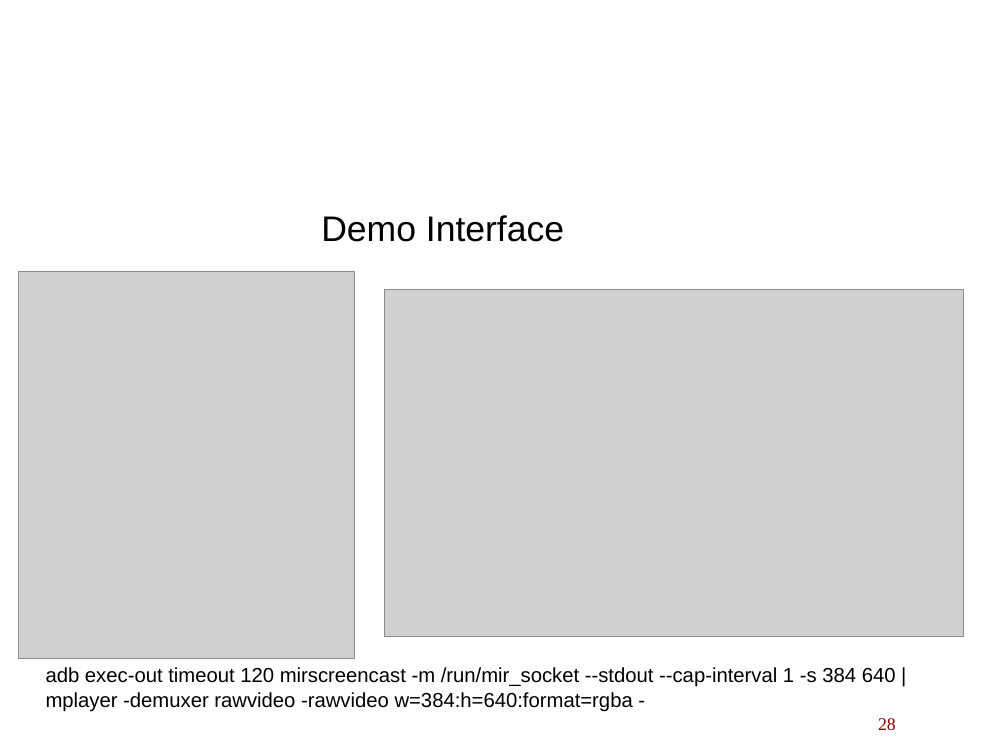
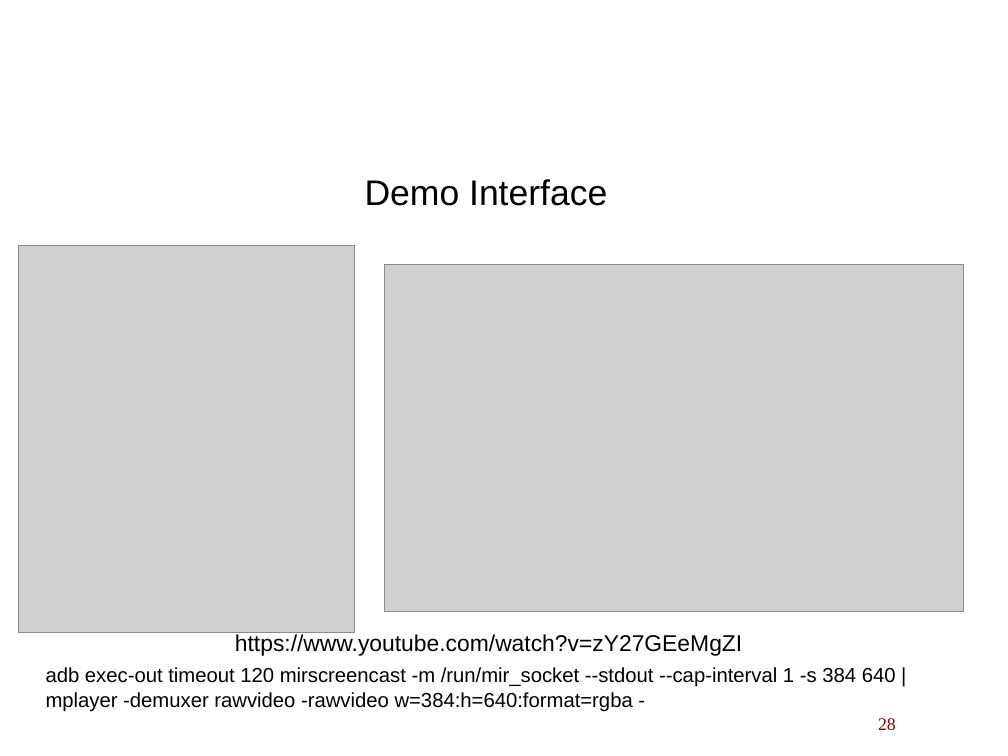
Before and after one commit to lduboeuf/ut-helloworld-py, a slide deck: slide 28 of osmobiles.odp. Drawn at 1008x756 pixels with LibreOffice and Linux fonts; fonts in the diff are those of the drawing; grey boxes stand for pictures; background and template pictures are left out. Boxes give left, top, right and bottom in pixels: in the first picture for what was removed or moved away, otherwise in the second. Text is boxed around its words. In the diff, an @@ line names an element or a change of style, - is before the commit and + after.

```diff
--- a/osmobiles.odp
+++ b/osmobiles.odp
@@ text "Demo Interface": place and size @@
-text "Demo Interface" at <box>321,215,564,242</box>
+text "Demo Interface" at <box>365,179,607,206</box>
@@ picture: place and size @@
-picture at <box>18,272,355,659</box>
+picture at <box>18,246,355,633</box>
@@ picture: place and size @@
-picture at <box>384,290,963,638</box>
+picture at <box>384,264,963,612</box>
@@ text added at <box>235,634,742,656</box>, 18 pt, text #000000 @@
+https://www.youtube.com/watch?v=zY27GEeMgZI
```
Also in this commit, not shown: 3 other slides changed.
